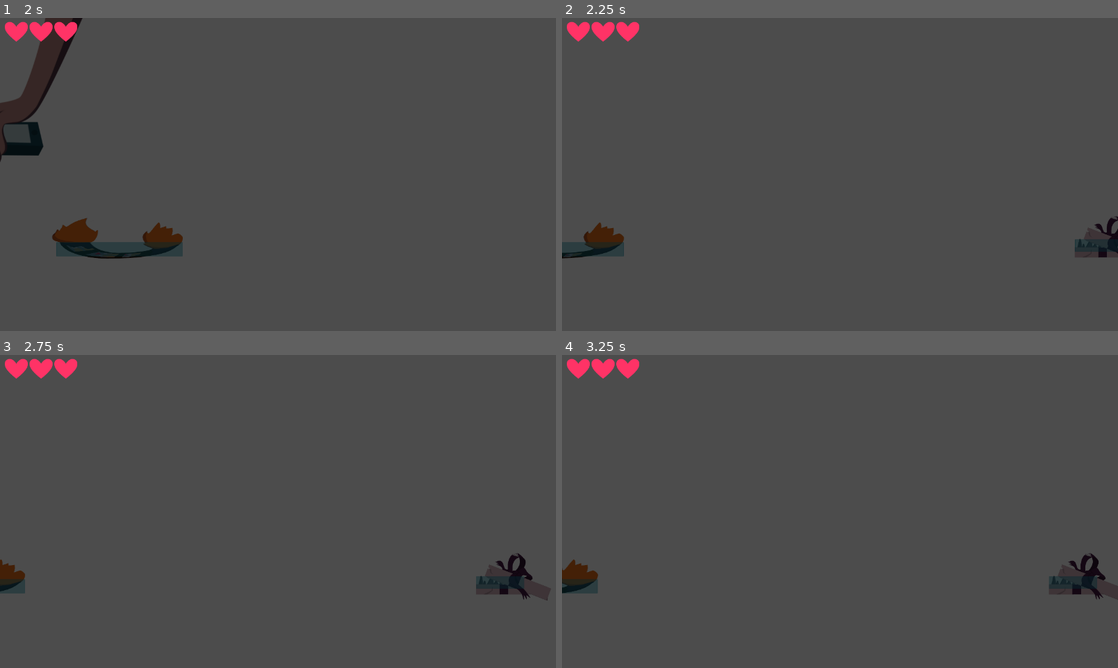
Above: before the commit, frames 1-4 (two rows, left to right).
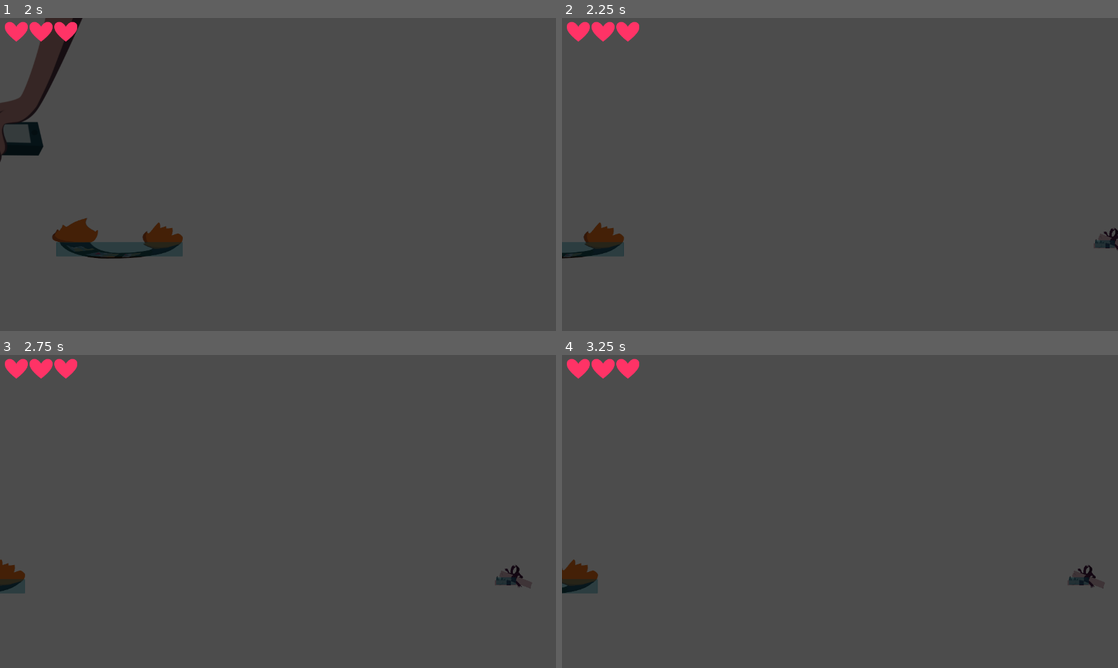
Above: after the commit, the same moments.

Repository: santyarellano/Shattered
Game: Godot game, scene res://Niveles/menuPrincipal.tscn
The game is run twice, just before and just after one commit, with the same random seed, the same clock (stepped at 60 frames per second) and the same inputs. The engine's default icon, where the game draws it, is replaced by a stand-in: a white triangle on a blue panel in a dark square.
Inputs (mouse positions are in pixels of both pictures, inside the frame that each line leads up to):
- Up to frame 1 (2 s): click (289, 174) at 0.5 s; hold Right (ui_right) from 1.28 s (still down); tap Space (ui_select) at 1.52 s
- Up to frame 2 (2.25 s): keep holding Right (ui_right)
- Up to frame 3 (2.75 s): keep holding Right (ui_right); tap Space (ui_select) at 2.27 s
- Up to frame 4 (3.25 s): release Right (ui_right) at 2.78 s; hold Left (ui_left) from 2.78 s (still down)

Frame 1 is identical in both runs. In frame 2, 0.4% of the frame differs, in the area x 92-100%, y 63-77%; in frame 3, 0.6%, in the area x 85-99%, y 63-79%; in frame 4, 0.6%.

Commit message:
arreglar regalo

Diff:
--- a/Niveles/lvl2.tscn
+++ b/Niveles/lvl2.tscn
@@ -6,6 +6,9 @@
 [ext_resource path="res://Obj/Player/PlayerSpawn.tscn" type="PackedScene" id=4]
 [ext_resource path="res://music/lvl02.wav" type="AudioStream" id=5]
 [ext_resource path="res://Niveles/Font/YuseiMagic-Regular.ttf" type="DynamicFontData" id=6]
+[ext_resource path="res://Obj/Hazards/Gift.tscn" type="PackedScene" id=7]
+[ext_resource path="res://Obj/Hazards/BurningPhotos.tscn" type="PackedScene" id=8]
+[ext_resource path="res://Obj/Hazards/Hand/Hand.tscn" type="PackedScene" id=9]
 
 [sub_resource type="DynamicFont" id=1]
 size = 30
@@ -14,6 +17,7 @@
 [node name="Level_with_lights" type="Node"]
 
 [node name="CanvasModulate" type="CanvasModulate" parent="."]
+visible = false
 color = Color( 0, 0, 0, 1 )
 
 [node name="Sprite" type="Sprite" parent="."]
@@ -108,6 +112,16 @@
 "_edit_use_anchors_": false
 }
 
+[node name="BurningPhotos" parent="." instance=ExtResource( 8 )]
+position = Vector2( 199.729, 635.452 )
+scale = Vector2( 0.302681, 0.100807 )
+
+[node name="Hand" parent="." instance=ExtResource( 9 )]
+position = Vector2( 630.465, 426.337 )
+
+[node name="Gift" parent="." instance=ExtResource( 7 )]
+position = Vector2( 364.399, 637.094 )
+
 [editable path="Player"]
 
 [editable path="Player/Camera2D"]
--- /dev/null
+++ b/Obj/Hazards/BurningPhotos.gd
@@ -0,0 +1,7 @@
+extends AnimatedSprite
+
+
+func _on_FireArea_body_entered(body):
+	if(body.get_name() == "Player"):
+		body.dano()
+		body.bouncePhotos()
--- a/Obj/Hazards/BurningPhotos.tscn
+++ b/Obj/Hazards/BurningPhotos.tscn
@@ -1,6 +1,7 @@
-[gd_scene load_steps=4 format=2]
+[gd_scene load_steps=5 format=2]
 
 [ext_resource path="res://Img/Hazards/fotos.png" type="Texture" id=1]
+[ext_resource path="res://Obj/Hazards/BurningPhotos.gd" type="Script" id=2]
 
 [sub_resource type="SpriteFrames" id=1]
 animations = [ {
@@ -16,6 +17,7 @@
 [node name="BurningPhotos" type="AnimatedSprite"]
 scale = Vector2( 1, 0.4 )
 frames = SubResource( 1 )
+script = ExtResource( 2 )
 
 [node name="FireArea" type="Area2D" parent="."]
 position = Vector2( 6.93942, 84.8116 )
@@ -26,3 +28,4 @@
 [node name="Trigger" type="CollisionShape2D" parent="FireArea"]
 position = Vector2( 0, -15.4905 )
 shape = SubResource( 2 )
+[connection signal="body_entered" from="FireArea" to="." method="_on_FireArea_body_entered"]
--- a/Obj/Hazards/Gift.gd
+++ b/Obj/Hazards/Gift.gd
@@ -1,11 +1,6 @@
-extends RigidBody2D
+extends Sprite
 
-
-# Called when the node enters the scene tree for the first time.
-func _ready():
-	set_contact_monitor(true)
-	set_max_contacts_reported(2)
-
-
-func _on_Gift_body_shape_entered(body_id, body, body_shape, local_shape):
-	print(body.get_name())
+func _on_DamageArea_body_entered(body):
+	if(body.get_name() == "Player"):
+		body.dano()
+		body.bounceGift()
--- a/Obj/Hazards/Gift.tscn
+++ b/Obj/Hazards/Gift.tscn
@@ -4,21 +4,16 @@
 [ext_resource path="res://Obj/Hazards/Gift.gd" type="Script" id=2]
 
 [sub_resource type="RectangleShape2D" id=1]
-extents = Vector2( 27.4721, 6.93436 )
+extents = Vector2( 111.718, 39.079 )
 
-[node name="Gift" type="RigidBody2D"]
-collision_layer = 3
-mode = 1
-gravity_scale = 0.0
-contacts_reported = 1
-contact_monitor = true
+[node name="Gift" type="Sprite"]
+scale = Vector2( 0.1, 0.1 )
+texture = ExtResource( 1 )
 script = ExtResource( 2 )
 
-[node name="Sprite" type="Sprite" parent="."]
-scale = Vector2( 0.2, 0.2 )
-texture = ExtResource( 1 )
+[node name="DamageArea" type="Area2D" parent="."]
 
-[node name="CollisionShape2D" type="CollisionShape2D" parent="."]
-position = Vector2( -15.1796, 7.07591 )
+[node name="Trigger" type="CollisionShape2D" parent="DamageArea"]
+position = Vector2( -84.1845, 51.9139 )
 shape = SubResource( 1 )
-[connection signal="body_shape_entered" from="." to="." method="_on_Gift_body_shape_entered"]
+[connection signal="body_entered" from="DamageArea" to="." method="_on_DamageArea_body_entered"]
--- a/Obj/Hazards/Letter.gd
+++ b/Obj/Hazards/Letter.gd
@@ -12,5 +12,6 @@
 
 	if(body.get_name() == "Player"):
 		body.dano()
+		body.bounceMail()
 
 	queue_free()
--- a/Obj/Player/Player.gd
+++ b/Obj/Player/Player.gd
@@ -77,8 +77,6 @@
 func dano():
 	set_modulate(Color(1,0.3,0.3,0.3))
 	$Timer.start()
-	bounceMail()
-	print("quitar vida")
 	vida-=1
 	if(vida <= 0):
 		resetPlayer()
@@ -86,6 +84,14 @@
 
 #Esta función es para que rebote si colisiona
 func bounceMail():
+	velocity.y = jump_power * .7
+	velocity = move_and_slide(velocity, Vector2(0, -1))
+
+func bounceGift():
+	velocity.y = jump_power * .7
+	velocity = move_and_slide(velocity, Vector2(0, -1))
+
+func bouncePhotos():
 	velocity.y = jump_power * .7
 	velocity = move_and_slide(velocity, Vector2(0, -1))
 
Not shown: 1 places in Niveles/lvl2.tscn that only renumber resources
Not shown, added: music/lvl03.wav.import
